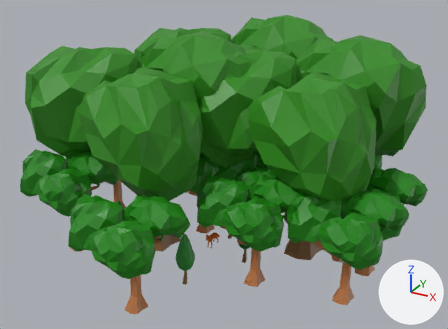
One commit to the glTF model proyecto-integrador-1/public/models/quizBiodiversity/ForestModel.glb: the scene before it, then after it.
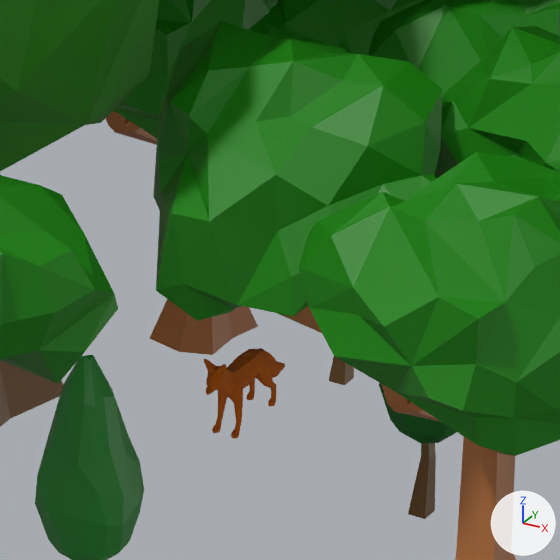
Each version appears first whole from a 50 mm lens placed at (18.73, -32.32, 22.47), pointed at (0.17, 1.42, 5.6), and next in a close-up on the part from 38% to 60% of the width and 52% to 82% of the height. Arrows for +X, +Y and +Z are at lower right; the lights stay in place. Where no turn or scale is listed for an object, it has been applied to the vertices.

The older version as bpy lines, for what is in view:
```python
me_01foxfinal_plane_164 = bpy.data.meshes.new('01foxFinal_Plane.164')
me_01foxfinal_plane_164.from_pydata(...)  # 506 vertices, 1020 faces; spans x -0.22..0.22, y -0.79..1.12, z -0.02..1.11
me_01foxfinal_plane_164.materials.append(mat_allcolors_material_012)  # orange #c86303
me_cube_040 = bpy.data.meshes.new('Cube.040')
me_cube_040.from_pydata(...)  # 412 vertices, 808 faces; spans x -3.89..3.15, y -3.07..2.69, z 0.0..7.0
# faces by material slot: [618, 190]
me_cube_040.materials.append(mat_material_017)  # green #1a8408
me_cube_040.materials.append(mat_material_018)  # orange #bb7642
me_cube_051 = bpy.data.meshes.new('Cube.051')
me_cube_051.from_pydata(...)  # 102 vertices, 196 faces; spans x -0.43..0.66, y -0.54..0.57, z 0.0..3.64
# faces by material slot: [14, 182]
me_cube_051.materials.append(mat_material_041)  # brown #896538
me_cube_051.materials.append(mat_material_042)  # green #218930
ob_fox_final_plane = bpy.data.objects.new('fox_final_plane', me_01foxfinal_plane_164)
ob_fox_final_plane.location = (0.0, 0.0, 0.0)
ob_tree_average_regular_005 = bpy.data.objects.new('Tree_average_regular.005', me_cube_040)
ob_tree_average_regular_005.location = (2.69, 2.17, 0.0)
ob_tree_small_regular_003 = bpy.data.objects.new('Tree_small_regular.003', me_cube_051)
ob_tree_small_regular_003.location = (2.9, -0.8, 0.0)
# also in view: 'Tree_average_regular.013' at (4.03, -2.7, 3.5); 'Tree_average_lush' at (-4.74, -0.87, 6.91); 'Tree_average_regular.011' at (-0.86, -8.5, 3.5); 'Tree_average_regular.007' at (-2.01, 1.5, 3.5); 'Tree_small_regular.005' at (0.91, -4.81, 1.82)
```
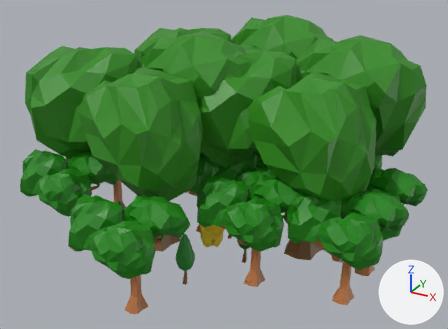
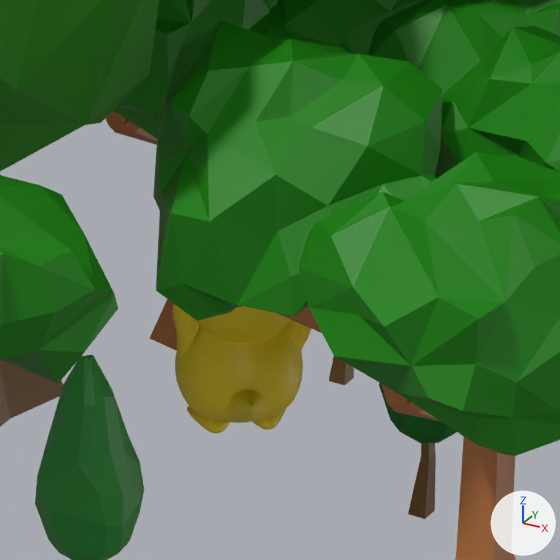
Location of each change, (x1, y1, x2, y2) in pixels of the close-ups (560 x 560 px):
'psyduck', added (yellow)
    after: (173, 303, 311, 434)
'fox_final_plane', deleted
    before: (204, 348, 285, 438)

Patch to the scene script:
```diff
--- a/proyecto-integrador-1/public/models/quizBiodiversity/ForestModel.glb.py
+++ b/proyecto-integrador-1/public/models/quizBiodiversity/ForestModel.glb.py
@@ mat_material_048 @@
+mat_material_048 = principled_material('Material.048')
+mat_material_048.base_color = (0.8, 0.596, 0.00844)  # yellow #e7cb17
@@ mat_material_049 @@
+mat_material_049 = principled_material('Material.049')
+mat_material_049.base_color = (0.709, 0.779, 0.801)  # white #dbe4e7
@@ mat_material_050 @@
+mat_material_050 = principled_material('Material.050')
+mat_material_050.base_color = (0.0247, 0.0247, 0.0247)  # black #2c2c2c
@@ mat_material_047 @@
+mat_material_047 = principled_material('Material.047')
+mat_material_047.base_color = (0.778, 0.902, 0.825)  # white #e4f4ea
@@ mat_material_051 @@
+mat_material_051 = principled_material('Material.051')
+mat_material_051.base_color = (0.063, 0.063, 0.063)  # dark grey #474747
@@ me_psyduck @@
+me_psyduck.from_pydata(...)  # 3844 vertices, 7640 faces; spans x -1.02..0.77, y -0.96..1.19, z 0.0..2.63
+# faces by material slot: [1111, 6078, 37, 75, 339]
+me_psyduck.materials.append(mat_material_047)  # white #e4f4ea
+me_psyduck.materials.append(mat_material_048)  # yellow #e7cb17
+me_psyduck.materials.append(mat_material_049)  # white #dbe4e7
+me_psyduck.materials.append(mat_material_050)  # black #2c2c2c
+me_psyduck.materials.append(mat_material_051)  # dark grey #474747
@@ ob_fox_final_plane @@
-ob_fox_final_plane = bpy.data.objects.new('fox_final_plane', me_01foxfinal_plane_164)
-ob_fox_final_plane.location = (0.0, 0.0, 0.0)
@@ ob_psyduck @@
+ob_psyduck = bpy.data.objects.new('psyduck', me_psyduck)
+ob_psyduck.location = (0.0, 0.0, 0.0)
```
